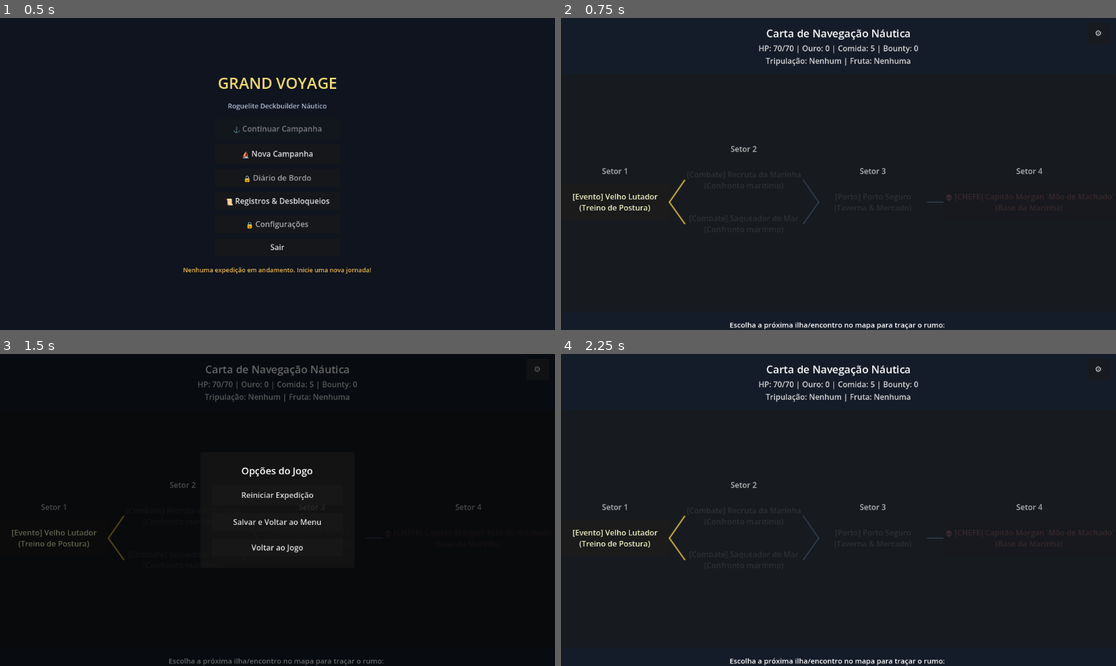
Above: before the commit, frames 1-4 (two rows, left to right).
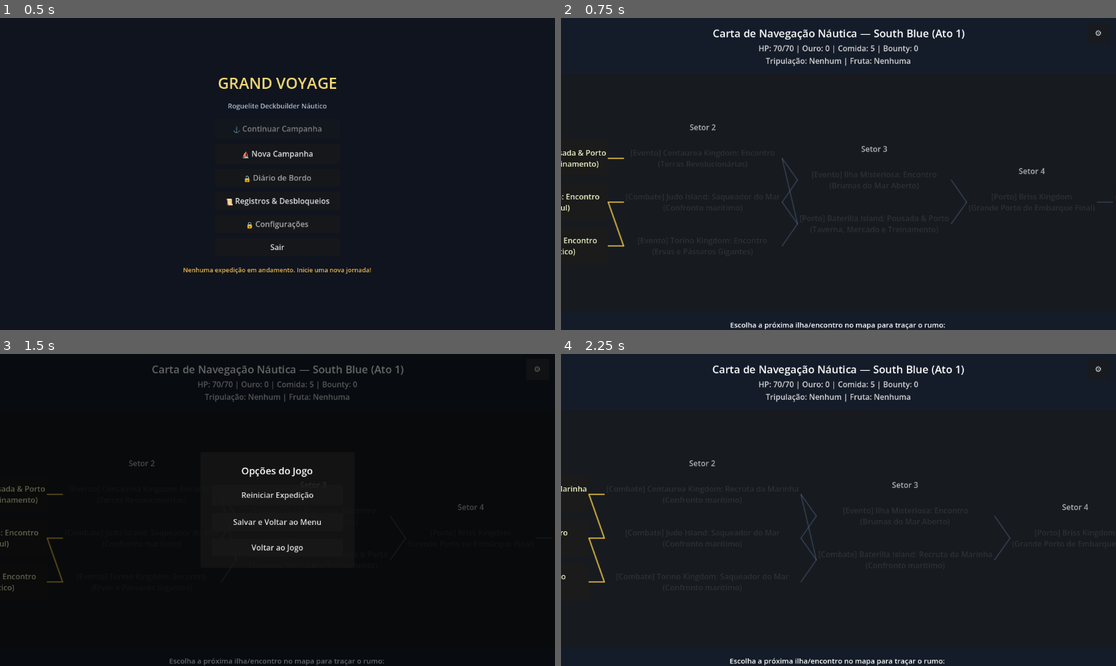
Above: after the commit, the same moments.

Repository: diogoasp/grand-voyage-deckbuilder
Game: Godot game, scene res://scenes/Main.tscn
The game is run twice, just before and just after one commit, with the same random seed, the same clock (stepped at 60 frames per second) and the same inputs.
Inputs:
- Up to frame 1 (0.5 s): no input
- Up to frame 2 (0.75 s): click "⛵ Nova Campanha" at 0.5 s
- Up to frame 3 (1.5 s): click "⚙" at 1.25 s
- Up to frame 4 (2.25 s): click "Reiniciar Expedição" at 2 s

Frame 1 is identical in both runs. In frame 2, 2.3% of the frame differs, in the area x 0-100%, y 3-100%; in frame 3, 1.4%; in frame 4, 1.8%.

Commit message:
The canonical geography of the South Blue (Act 1), the thematic balancing of bosses per arc, and the restriction of Devil Fruits exclusively to the Grand Line

Diff:
--- a/autoload/data_loader.gd
+++ b/autoload/data_loader.gd
@@ -94,10 +94,16 @@
 	return events
 
 
-func get_events_for_stage(stage_index: int) -> Array[Dictionary]:
+func get_events_for_stage(stage_index: int, act: int = 1) -> Array[Dictionary]:
 	var result: Array[Dictionary] = []
 	for event_id in events.keys():
 		var ev: Dictionary = events[event_id]
+
+		# Filtra por ato/fase (ex: South Blue = 1, Grand Line = 2)
+		var allowed_acts: Array = ev.get("allowed_acts", [])
+		if not (allowed_acts.is_empty() or allowed_acts.has(act)):
+			continue
+
 		var allowed_stages: Array = ev.get("allowed_stages", [])
 		if not (allowed_stages.is_empty() or allowed_stages.has(stage_index)):
 			continue
--- a/autoload/game_state.gd
+++ b/autoload/game_state.gd
@@ -21,8 +21,10 @@
 
 var crew_members: Array[String] = []
 var eaten_fruit: String = ""
+var current_act: int = 1 # 1 = South Blue, 2 = Grand Line
 
 func reset_run() -> void:
+	current_act = 1
 	player_hp = player_max_hp
 	gold = 0
 	food = 5
@@ -155,6 +157,7 @@
 
 func save_run_state(extra_data: Dictionary = {}) -> bool:
 	var state_dict: Dictionary = {
+		"current_act": current_act,
 		"player_max_hp": player_max_hp,
 		"player_hp": player_hp,
 		"gold": gold,
@@ -238,6 +241,7 @@
 
 	var data: Dictionary = parsed
 
+	current_act = int(data.get("current_act", 1))
 	player_max_hp = int(data.get("player_max_hp", 70))
 	player_hp = int(data.get("player_hp", 70))
 	gold = int(data.get("gold", 0))
--- a/data/enemies/enemies.json
+++ b/data/enemies/enemies.json
@@ -82,6 +82,8 @@
 	"id": "marine_captain_morgan",
 	"name": "Capitão Morgan 'Mão de Machado'",
 	"category": "boss",
+	"allowed_acts": [1],
+	"story_intro": "O carrasco da 153ª Divisão da Marinha bloqueia as rotas de fuga do South Blue.",
 	"max_hp": 65,
 	"intent_pool": [
 	  {
@@ -131,5 +133,56 @@
 	  "gold_max": 75,
 	  "bounty": 30
 	}
+  },
+  "commodore_pudding_pudding": {
+	"id": "commodore_pudding_pudding",
+	"name": "Comodoro Pudding-Pudding",
+	"category": "boss",
+	"allowed_acts": [1],
+	"story_intro": "A 77ª Frota da Marinha patrulha as águas do South Blue para conter piratas em ascensão.",
+	"max_hp": 60,
+	"intent_pool": [
+	  {
+		"id": "naval_barrage",
+		"name": "Salva de Canhões",
+		"weight": 40,
+		"effects": [
+		  {
+			"type": "damage",
+			"value": 8,
+			"target": "player"
+		  }
+		]
+	  },
+	  {
+		"id": "iron_discipline",
+		"name": "Disciplina de Ferro",
+		"weight": 35,
+		"effects": [
+		  {
+			"type": "block",
+			"value": 12,
+			"target": "self"
+		  }
+		]
+	  },
+	  {
+		"id": "full_broadside",
+		"name": "Bombardeio Cerrado",
+		"weight": 25,
+		"effects": [
+		  {
+			"type": "damage",
+			"value": 14,
+			"target": "player"
+		  }
+		]
+	  }
+	],
+	"rewards": {
+	  "gold_min": 55,
+	  "gold_max": 80,
+	  "bounty": 35
+	}
   }
 }
--- a/data/events/events.json
+++ b/data/events/events.json
@@ -109,6 +109,7 @@
 	"title": "Baú do Naufrágio Oculto",
 	"short_title": "Baú Naufragado",
 	"desc": "Fruta da Névoa",
+	"allowed_acts": [2],
 	"allowed_stages": [1],
 	"body": "Entre destroços envoltos em uma névoa sobrenatural na praia rochosa, você encontra uma arca trancada. Dentro  …(186 unchanged characters)…
 	"choices": [
@@ -138,6 +139,7 @@
 	"title": "Ruínas do Trovão Antigo",
 	"short_title": "Ruínas do Trovão",
 	"desc": "Fruta do Trovão",
+	"allowed_acts": [2],
 	"allowed_stages": [1],
 	"body": "No topo de um pico escarpado fustigado por tempestades eternas, repousa um relicário faiscante. Dentro dele, faíscas azuis e douradas circulam a mítica Goro Goro no Mi (Fruta do Trovão). O poder elemental dos céus aguarda quem tiver coragem de tomá-lo.",
 	"choices": [
--- a/scripts/map/map_generator.gd
+++ b/scripts/map/map_generator.gd
@@ -2,7 +2,9 @@
 extends RefCounted
 
 ## Gerador procedural da carta náutica (Slay the Spire-style).
-## Cria uma estrutura em estágios/colunas com ramificações balanceadas e agrupadas por fase.
+## Suporta múltiplos Atos/Fases:
+##   - Ato 1: South Blue (Ilhota Desconhecida -> Karate / Sorbet / Ilha Misteriosa -> Centaurea / Judo / Torino -> Ilha Misteriosa / Baterilla -> Briss Kingdom -> Chefe)
+##   - Ato 2: Entrada da Grand Line (Reverse Mountain / Cabos Gêmeos)
 
 const COMMON_COMBAT_FALLBACKS: Array[Dictionary] = [
 	{
@@ -24,102 +26,80 @@
 }
 
 
-static func generate_sector_map(sector_index: int = 1) -> Array[Array]:
+static func generate_sector_map(act: int = 1) -> Array[Array]:
+	if act == 1:
+		return generate_south_blue_map()
+	else:
+		return generate_grand_line_map()
+
+
+## ============================================================================
+## ATO 1: SOUTH BLUE
+## Partida: Ilhota Desconhecida
+## Setor 1: Karate Island, Sorbet Kingdom, Ilha Misteriosa
+## Setor 2: Centaurea Kingdom, Judo Island, Torino Kingdom
+## Setor 3: Ilha Misteriosa, Baterilla Island
+## Setor 4: Briss Kingdom (Grande Porto Seguro antes da Grande Travessia)
+## Setor 5: Batalha de Chefe do South Blue
+## ============================================================================
+static func generate_south_blue_map() -> Array[Array]:
 	var stages: Array[Array] = []
 
-	# =========================================================================
-	# Estágio 0: Cais Inicial (3 ilhas/opções de partida)
-	# =========================================================================
-	var stage_0: Array = []
-	var stage_0_events: Array[Dictionary] = DataLoader.get_events_for_stage(0)
-	stage_0_events.shuffle()
-
-	# Gera até 3 opções iniciais (ou 2 se a pool for menor)
-	if stage_0_events.is_empty():
-		stage_0.append({
-			"id": "node_0_0",
-			"stage": 0,
-			"type": "event",
-			"target_id": "old_port_trainer",
-			"title": "Velho Lutador",
-			"desc": "Treino de Postura",
-			"next_nodes": []
-		})
-	else:
-		var num_stage_0: int = clampi(stage_0_events.size(), 1, 3)
-		for i in range(num_stage_0):
-			var ev: Dictionary = stage_0_events[i % stage_0_events.size()]
-			stage_0.append({
-				"id": "node_0_%d" % i,
-				"stage": 0,
-				"type": "event",
-				"target_id": ev.get("id", ""),
-				"title": ev.get("short_title", ev.get("title", "Evento")),
-				"desc": ev.get("desc", "Cais de partida"),
-				"next_nodes": [] # preenchido após gerar estágio 1
-			})
+	# -------------------------------------------------------------------------
+	# Setor 1: Karate Island, Sorbet Kingdom, Ilha Misteriosa
+	# -------------------------------------------------------------------------
+	var stage_0: Array = [
+		create_island_node("node_0_0", 0, "Karate Island", ["event", "combat", "city"], "Dojô & Cais de Luta"),
+		create_island_node("node_0_1", 0, "Sorbet Kingdom", ["event", "city", "combat"], "Monarquia do Sul"),
+		create_island_node("node_0_2", 0, "Ilha Misteriosa", ["event"], "Encontro Enigmático")
+	]
 	stages.append(stage_0)
 
-	# =========================================================================
-	# Estágio 1: Águas de Mar Aberto (3 ilhas/opções: Combates + Eventos de exploração)
-	# =========================================================================
-	var stage_1: Array = []
-	var combat_pool: Array[Dictionary] = get_enemy_pool_for_stage(1)
-	combat_pool.shuffle()
-
-	# Gera 2 opções de combate com inimigos variados
-	for i in range(mini(2, combat_pool.size())):
-		var enemy_info: Dictionary = combat_pool[i]
-		stage_1.append({
-			"id": "node_1_%d" % i,
-			"stage": 1,
-			"type": "combat",
-			"target_id": enemy_info["target_id"],
-			"title": enemy_info["title"],
-			"desc": enemy_info["desc"],
-			"next_nodes": []
-		})
-
-	# Adiciona 1 evento marítimo elegível
-	var stage_1_events: Array[Dictionary] = DataLoader.get_events_for_stage(1)
-	stage_1_events.shuffle()
-	if not stage_1_events.is_empty():
-		var ev1: Dictionary = stage_1_events[0]
-		stage_1.append({
-			"id": "node_1_%d" % stage_1.size(),
-			"stage": 1,
-			"type": "event",
-			"target_id": ev1.get("id", ""),
-			"title": ev1.get("short_title", ev1.get("title", "Evento")),
-			"desc": ev1.get("desc", "Águas misteriosas"),
-			"next_nodes": []
-		})
+	# -------------------------------------------------------------------------
+	# Setor 2: Centaurea Kingdom, Judo Island, Torino Kingdom
+	# -------------------------------------------------------------------------
+	var stage_1: Array = [
+		create_island_node("node_1_0", 1, "Centaurea Kingdom", ["combat", "city", "event"], "Terras Revolucionárias"),
+		create_island_node("node_1_1", 1, "Judo Island", ["combat", "event"], "Guerreiros da Agarrada"),
+		create_island_node("node_1_2", 1, "Torino Kingdom", ["event", "combat"], "Ervas e Pássaros Gigantes")
+	]
 	stages.append(stage_1)
 
-	# =========================================================================
-	# Estágio 2: Parada Portuária (1 Porto Seguro central)
-	# =========================================================================
+	# -------------------------------------------------------------------------
+	# Setor 3: Ilha Misteriosa, Baterilla Island
+	# -------------------------------------------------------------------------
 	var stage_2: Array = [
-		{
-			"id": "node_2_0",
-			"stage": 2,
-			"type": "city",
-			"target_id": "port",
-			"title": "Porto Seguro",
-			"desc": "Taverna & Mercado",
-			"next_nodes": []
-		}
+		create_island_node("node_2_0", 2, "Ilha Misteriosa", ["event"], "Brumas do Mar Aberto"),
+		create_island_node("node_2_1", 2, "Baterilla Island", ["event", "city", "combat"], "Pequeno Paraíso do Sul")
 	]
 	stages.append(stage_2)
 
-	# =========================================================================
-	# Estágio 3: Batalha de Chefe do Setor
-	# =========================================================================
-	var boss_info: Dictionary = get_sector_boss(sector_index)
+	# -------------------------------------------------------------------------
+	# Setor 4: Briss Kingdom (Última ilha do South Blue antes do confronto)
+	# -------------------------------------------------------------------------
 	var stage_3: Array = [
 		{
 			"id": "node_3_0",
 			"stage": 3,
+			"island_name": "Briss Kingdom",
+			"type": "city",
+			"target_id": "port",
+			"title": "Briss Kingdom",
+			"desc": "Grande Porto de Embarque Final",
+			"next_nodes": []
+		}
+	]
+	stages.append(stage_3)
+
+	# -------------------------------------------------------------------------
+	# Setor 5: Batalha de Chefe do South Blue (Morgan ou Pudding-Pudding)
+	# -------------------------------------------------------------------------
+	var boss_info: Dictionary = get_sector_boss(1)
+	var stage_4: Array = [
+		{
+			"id": "node_4_0",
+			"stage": 4,
+			"island_name": "Águas do Estreito Final",
 			"type": "boss",
 			"target_id": boss_info["target_id"],
 			"title": boss_info["title"],
@@ -127,16 +107,119 @@
 			"next_nodes": []
 		}
 	]
-	stages.append(stage_3)
-
-	# =========================================================================
-	# Conexões Procedurais de Rotas (Slay the Spire-style branching)
-	# =========================================================================
+	stages.append(stage_4)
+
+	# Conexões ramificadas estilo Slay the Spire
 	build_stage_connections(stage_0, stage_1)
 	build_stage_connections(stage_1, stage_2)
 	build_stage_connections(stage_2, stage_3)
+	build_stage_connections(stage_3, stage_4)
 
 	return stages
+
+
+## ============================================================================
+## ATO 2: ENTRADA DA GRAND LINE (Reverse Mountain / Cabos Gêmeos)
+## ============================================================================
+static func generate_grand_line_map() -> Array[Array]:
+	var stages: Array[Array] = []
+
+	var stage_0: Array = [
+		create_island_node("node_0_0", 0, "Canais da Reverse Mountain", ["event", "combat"], "Correnteza Ascendente"),
+		create_island_node("node_0_1", 0, "Farol dos Cabos Gêmeos", ["city", "event"], "Refúgio do Guardião Crocus")
+	]
+	stages.append(stage_0)
+
+	var stage_1: Array = [
+		create_island_node("node_1_0", 1, "Mar de Névoa da Grand Line", ["event"], "Baú Místico de Akuma no Mi"),
+		create_island_node("node_1_1", 1, "Águas do Primeiro Log Pose", ["combat"], "Piratas da Nova Rota")
+	]
+	stages.append(stage_1)
+
+	var stage_2: Array = [
+		{
+			"id": "node_2_0",
+			"stage": 2,
+			"island_name": "Cactus Island",
+			"type": "city",
+			"target_id": "port",
+			"title": "Whiskey Peak",
+			"desc": "Taverna dos Caçadores de Recompensa",
+			"next_nodes": []
+		}
+	]
+	stages.append(stage_2)
+
+	var boss_info: Dictionary = get_sector_boss(2)
+	var stage_3: Array = [
+		{
+			"id": "node_3_0",
+			"stage": 3,
+			"island_name": "Águas de Whiskey Peak",
+			"type": "boss",
+			"target_id": boss_info["target_id"],
+			"title": boss_info["title"],
+			"desc": boss_info["desc"],
+			"next_nodes": []
+		}
+	]
+	stages.append(stage_3)
+
+	build_stage_connections(stage_0, stage_1)
+	build_stage_connections(stage_1, stage_2)
+	build_stage_connections(stage_2, stage_3)
+
+	return stages
+
+
+## Cria um nó de ilha sorteando seu papel entre os tipos permitidos
+static func create_island_node(node_id: String, stage_idx: int, island: String, allowed_types: Array[String], theme_desc: String) -> Dictionary:
+	var chosen_type: String = allowed_types[randi() % allowed_types.size()]
+	var target_id := ""
+	var node_title := island
+	var node_desc := theme_desc
+
+	match chosen_type:
+		"combat":
+			var combat_pool: Array[Dictionary] = get_enemy_pool_for_stage(stage_idx)
+			if not combat_pool.is_empty():
+				var picked: Dictionary = combat_pool[randi() % combat_pool.size()]
+				target_id = picked["target_id"]
+				node_title = "%s: %s" % [island, picked["title"]]
+				node_desc = picked["desc"]
+			else:
+				target_id = "marine_recruit"
+				node_title = "%s: Patrulha" % island
+
+		"city":
+			target_id = "port"
+			node_title = "%s: Pousada & Porto" % island
+			node_desc = "Taverna, Mercado e Treinamento"
+
+		"event":
+			# Sorteia eventos válidos para a fase atual (sem Akuma no Mi no South Blue!)
+			var act: int = 1 if stage_idx <= 4 else 2
+			var ev_pool: Array[Dictionary] = DataLoader.get_events_for_stage(stage_idx, act)
+			if not ev_pool.is_empty():
+				var picked_ev: Dictionary = ev_pool[randi() % ev_pool.size()]
+				target_id = picked_ev.get("id", "")
+				var ev_short: String = str(picked_ev.get("short_title", picked_ev.get("title", "Evento")))
+				node_title = "%s (%s)" % [island, ev_short]
+				node_desc = str(picked_ev.get("desc", theme_desc))
+			else:
+				target_id = "old_port_trainer"
+				node_title = "%s: Encontro" % island
+
+	return {
+		"id": node_id,
+		"stage": stage_idx,
+		"island_name": island,
+		"type": chosen_type,
+		"target_id": target_id,
+		"title": node_title,
+		"desc": node_desc,
+		"next_nodes": []
+	}
 
 
 static func build_stage_connections(current_stage_nodes: Array, next_stage_nodes: Array) -> void:
@@ -146,34 +229,28 @@
 	var num_curr: int = current_stage_nodes.size()
 	var num_next: int = next_stage_nodes.size()
 
-	# Caso especial: convergência para nó único (ex: Porto Seguro ou Chefe)
+	# Caso especial: convergência para nó único (ex: Briss Kingdom ou Chefe)
 	if num_next == 1:
 		var target_id: String = next_stage_nodes[0].get("id", "")
 		for node in current_stage_nodes:
 			node["next_nodes"] = [target_id]
 		return
 
-	# Caso de ramificação procedural com 2 ou 3 nós para 2 ou 3 nós
-	# Ex: node_0_0 acessa node_1_0 e node_1_1, mas NÃO node_1_2
-	# Garante que cada nó tenha 1 ou 2 conexões e que todo nó do próximo estágio seja alcançável
+	# Caso de ramificação procedural
 	for i in range(num_curr):
 		var node: Dictionary = current_stage_nodes[i]
 		var connections: Array[String] = []
 
-		# Mapeamento proporcional em leque:
-		# Nós superiores conectam aos superiores/médios, nós inferiores aos médios/inferiores
 		var min_target_idx: int = int(floor(float(i) / float(num_curr) * float(num_next)))
 		var max_target_idx: int = mini(min_target_idx + 1, num_next - 1)
 
-		# Adiciona o destino principal
 		connections.append(next_stage_nodes[min_target_idx].get("id", ""))
-		# Com 60% de chance, adiciona uma bifurcação alternativa adjacente
 		if max_target_idx != min_target_idx and randf() < 0.75:
 			connections.append(next_stage_nodes[max_target_idx].get("id", ""))
 
 		node["next_nodes"] = connections
 
-	# Verificação de segurança: garantir que nenhum nó de destino fique órfão (sem entrada)
+	# Garantia de sem nós órfãos
 	for next_node in next_stage_nodes:
 		var next_id: String = next_node.get("id", "")
 		var has_incoming := false
@@ -183,12 +260,10 @@
 				has_incoming = true
 				break
 		if not has_incoming:
-			# Conecta ao nó atual mais próximo
 			var random_curr: Dictionary = current_stage_nodes[randi() % current_stage_nodes.size()]
 			var cur_list: Array = random_curr.get("next_nodes", [])
 			cur_list.append(next_id)
 			random_curr["next_nodes"] = cur_list
-
 
 
 static func get_enemy_pool_for_stage(_stage_index: int) -> Array[Dictionary]:
@@ -209,14 +284,21 @@
 	return pool
 
 
-static func get_sector_boss(_sector_index: int) -> Dictionary:
+static func get_sector_boss(act: int = 1) -> Dictionary:
+	var eligible_bosses: Array[Dictionary] = []
 	for enemy_id in DataLoader.enemies.keys():
 		var edata: Dictionary = DataLoader.get_enemy(enemy_id)
 		if str(edata.get("category", "")) == "boss":
-			return {
-				"target_id": enemy_id,
-				"title": str(edata.get("name", enemy_id)),
-				"desc": "Base da Marinha"
-			}
+			var acts: Array = edata.get("allowed_acts", [])
+			if acts.is_empty() or acts.has(act):
+				eligible_bosses.append({
+					"target_id": enemy_id,
+					"title": str(edata.get("name", enemy_id)),
+					"desc": str(edata.get("story_intro", "Chefe do Mar"))
+				})
+
+	if not eligible_bosses.is_empty():
+		eligible_bosses.shuffle()
+		return eligible_bosses[0]
 
 	return SECTOR_BOSS_FALLBACK.duplicate()
--- a/scripts/map/map_scene.gd
+++ b/scripts/map/map_scene.gd
@@ -90,10 +90,21 @@
 	for child in columns_container.get_children():
 		child.queue_free()
 
+	var sea_name := "South Blue (Ato 1)" if GameState.current_act == 1 else "Grand Line (Ato 2)"
+	if title_label != null:
+		title_label.text = "Carta de Navegação Náutica — %s" % sea_name
+
 	if current_stage >= map_stages.size():
-		prompt_label.text = "🏆 ROTA DO SETOR CONCLUÍDA! O Capitão Morgan foi derrotado e o mar deste setor foi dominado!"
-		if victory_button != null:
-			victory_button.visible = true
+		if GameState.current_act == 1:
+			prompt_label.text = "🏆 O SOUTH BLUE FOI DOMINADO! Os portões da Reverse Mountain estão abertos!"
+			if victory_button != null:
+				victory_button.text = "Zarpar rumo à Grand Line ⛵"
+				victory_button.visible = true
+		else:
+			prompt_label.text = "🏆 CONQUISTA DA GRAND LINE CONCLUÍDA! O mar deste setor foi dominado!"
+			if victory_button != null:
+				victory_button.text = "Iniciar Nova Expedição"
+				victory_button.visible = true
 		if map_lines_overlay != null:
 			map_lines_overlay.queue_redraw()
 		return
--- a/scripts/menu/main_menu_scene.gd
+++ b/scripts/menu/main_menu_scene.gd
@@ -55,8 +55,11 @@
 			else:
 				fruit_info = fruit_name
 
-		save_info_label.text = "⚓ EXPEDIÇÃO EM CURSO (Setor %d)\n• Vida: %d/%d  |  Ouro: %d  |  Comida: %d  |  Bounty: %d\n• Deck: %d cartas  |  Tripulação: %d  |  Akuma no Mi: %s" % [
-			stage_idx, hp, max_hp, gold, food, bounty, deck_size, crew_count, fruit_info
+		var act_num: int = int(summary.get("current_act", 1))
+		var sea_name := "South Blue" if act_num == 1 else "Grand Line"
+
+		save_info_label.text = "⚓ EXPEDIÇÃO EM CURSO: %s (Setor %d)\n• Vida: %d/%d  |  Ouro: %d  |  Comida: %d  |  Bounty: %d\n• Deck: %d cartas  |  Tripulação: %d  |  Akuma no Mi: %s" % [
+			sea_name, stage_idx, hp, max_hp, gold, food, bounty, deck_size, crew_count, fruit_info
 		]
 		save_info_panel.visible = true
 	else:
--- a/scripts/run/run_scene.gd
+++ b/scripts/run/run_scene.gd
@@ -281,7 +281,7 @@
 func _on_expedition_victory_requested() -> void:
 	var bounty_earned: int = GameState.bounty
 	var meta_res: Dictionary = MetaProgression.convert_run_end_to_infamy(bounty_earned, true)
-	print("Vitória no Setor! Bounty: %d -> Infâmia ganha: %d (com bônus de vitória!). Saldo total: %d" % [
+	print("Vitória no Mar! Bounty: %d -> Infâmia ganha: %d (com bônus de vitória!). Saldo total: %d" % [
 		bounty_earned,
 		meta_res.get("earned_infamy", 0),
 		meta_res.get("total_infamy", 0)
@@ -289,4 +289,20 @@
 	var new_cards: Array = meta_res.get("new_cards_unlocked", [])
 	if not new_cards.is_empty():
 		print("Novas cartas desbloqueadas por marco de notoriedade: %s" % str(new_cards))
-	start_run()
+
+	if GameState.current_act == 1:
+		# Avança para o Ato 2 (Entrada da Grand Line) mantendo vida, deck, ouro e tripulação!
+		advance_to_grand_line()
+	else:
+		start_run()
+
+
+func advance_to_grand_line() -> void:
+	GameState.current_act = 2
+	current_stage = 0
+	completed_nodes.clear()
+	active_node_data.clear()
+	last_selected_node_id = ""
+	sector_map = MAP_GENERATOR.generate_sector_map(2)
+	save_run()
+	show_map()
Not shown, changed: docs/CURRENT_STATE.md
Not shown, changed: docs/CURRENT_TASK.md
